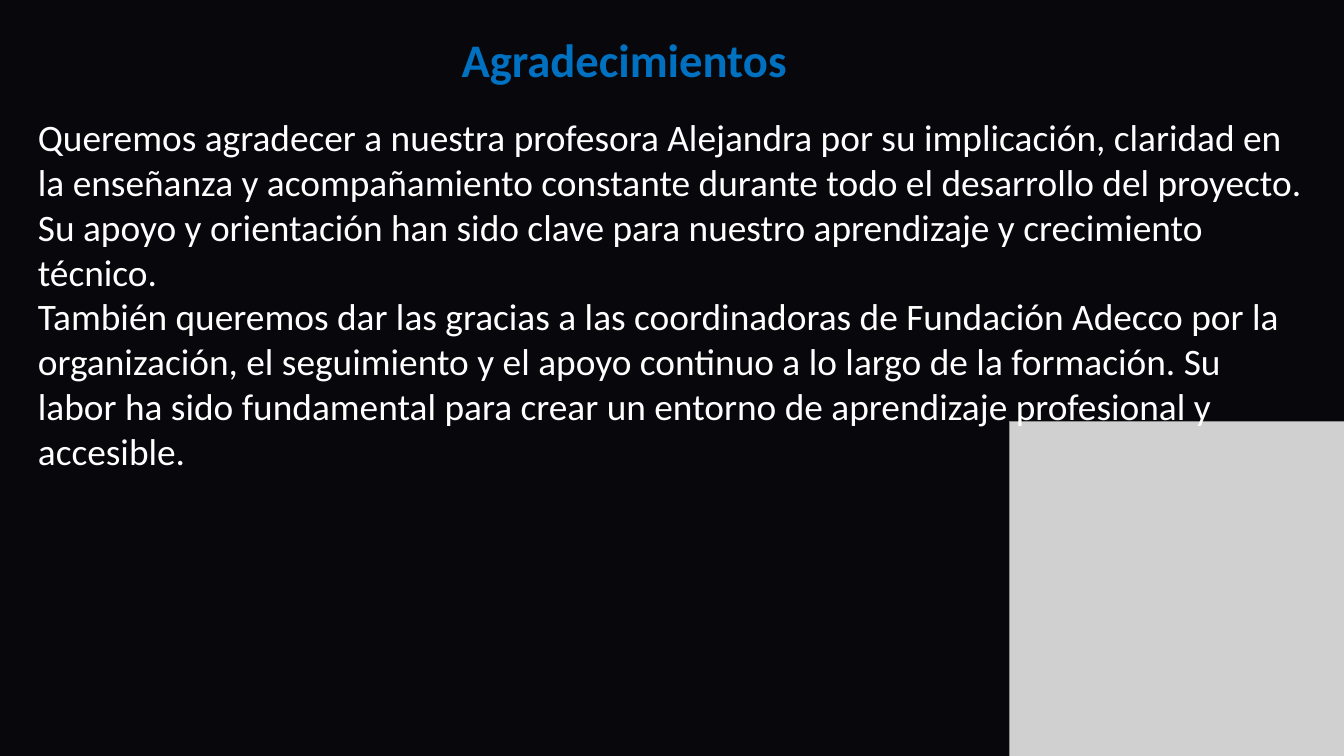
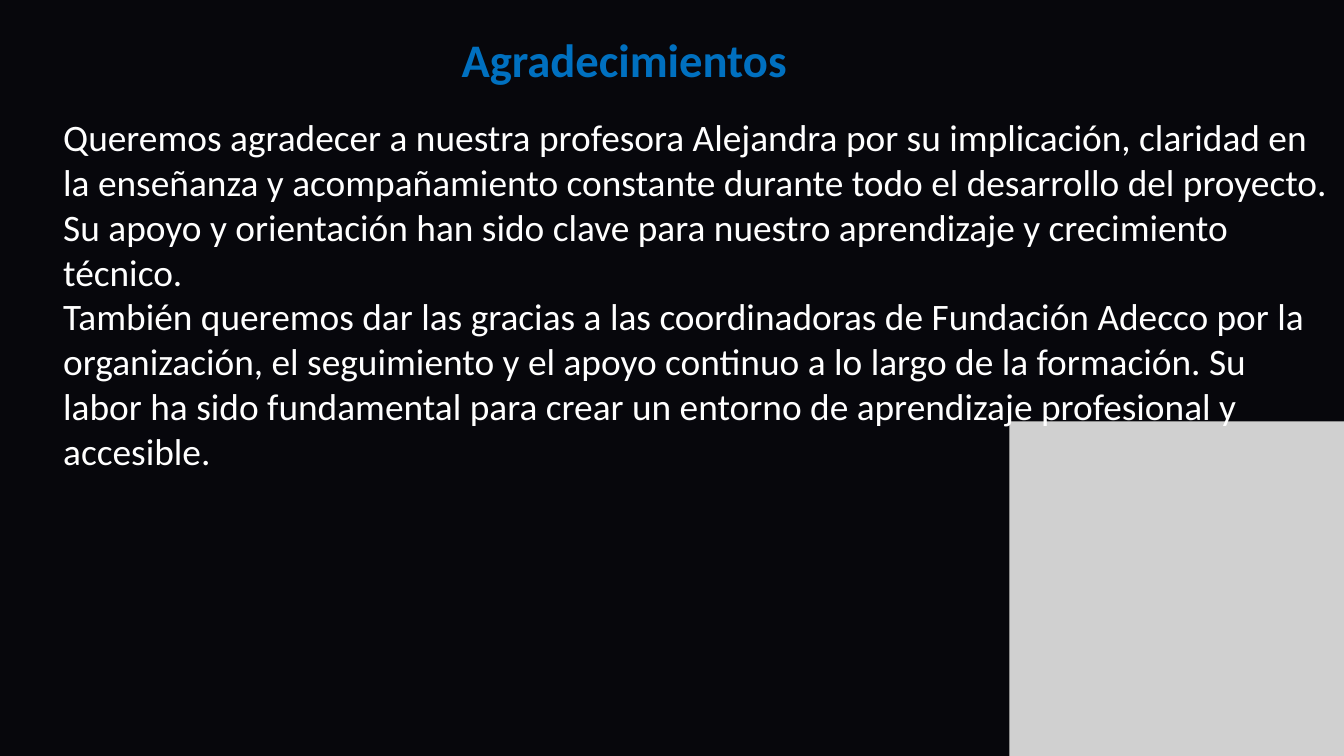
Before and after one commit to DavidCorredorMiguel/proyectogrupo2, a slide deck: slide 16 of Tech-and-Learn-Innovacion-y-Aprendizaje-en-E-commerce (1).pptx. Drawn at 1344x756 pixels with LibreOffice and Linux fonts; fonts in the diff are those of the drawing; grey boxes stand for pictures; background and template pictures are left out. Boxes give left, top, right and bottom in pixels: in the first picture for what was removed or moved away, otherwise in the second. Text is boxed around its words. In the diff, an @@ line names an element or a change of style, - is before the commit and + after.

Commit message:
presentacion

```diff
--- a/Tech-and-Learn-Innovacion-y-Aprendizaje-en-E-commerce (1).pptx
+++ b/Tech-and-Learn-Innovacion-y-Aprendizaje-en-E-commerce (1).pptx
@@ text "Queremos agradecer a nuestra profesora ...": place and size @@
-text "Queremos agradecer a nuestra profesora ..." at box(38, 125, 1302, 466)
+text "Queremos agradecer a nuestra profesora ..." at box(63, 125, 1327, 466)
```
